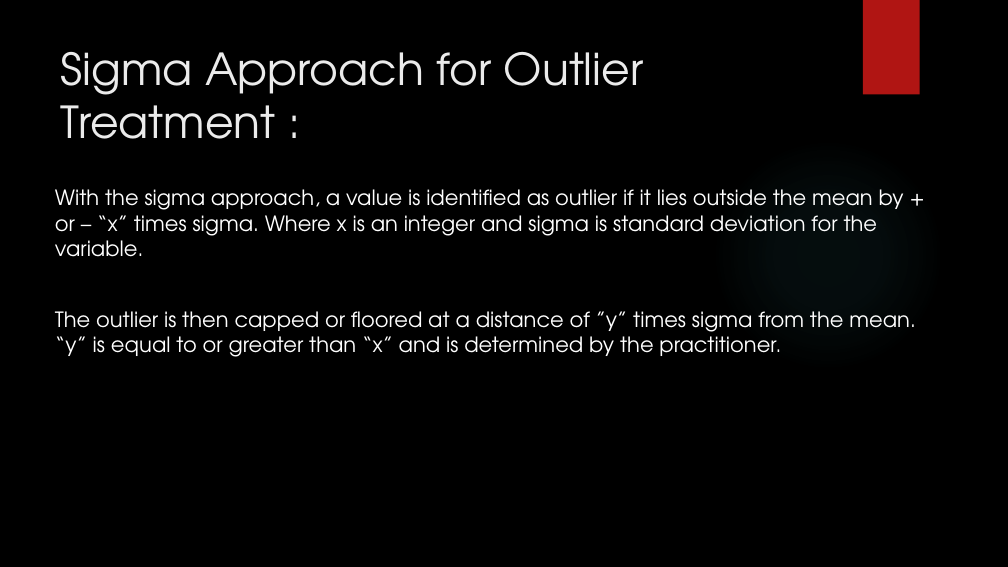
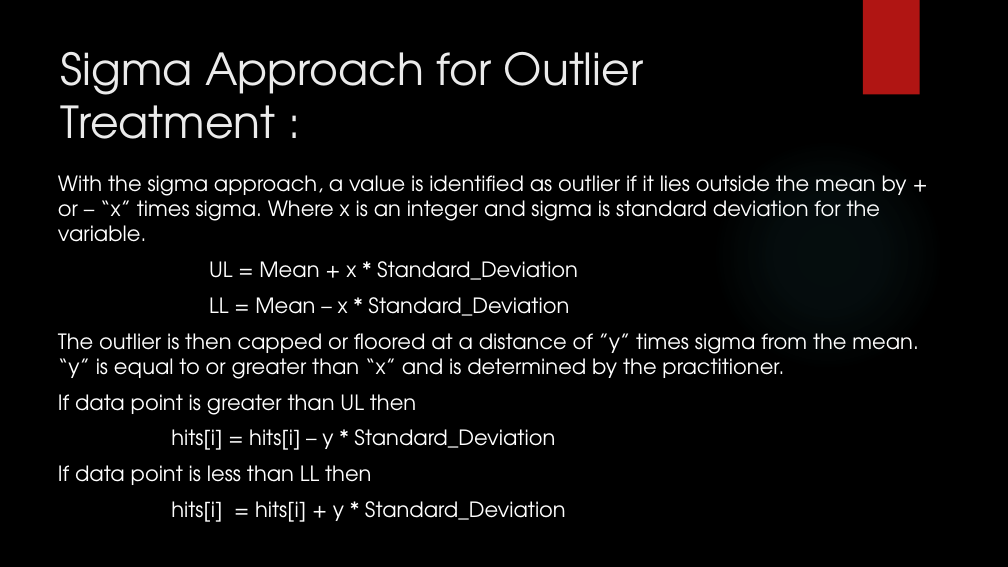
Before and after one commit to vikas-rathee/Web-Traffic-Analysis, a slide deck: slide 17 of Minor Project.pptx. Drawn at 1008x567 pixels with LibreOffice and Linux fonts; fonts in the diff are those of the drawing; background and template pictures are left out. Boxes give left, top, right and bottom in pixels: in the first picture for what was removed or moved away, otherwise in the second. Text is boxed around its words. In the diff, an @@ line names an element or a change of style, - is before the commit and + after.

```diff
--- a/Minor Project.pptx
+++ b/Minor Project.pptx
@@ text "With the sigma approach, a ..." moved from (x1=55, y1=189, x2=915, y2=357) to (x1=58, y1=175, x2=918, y2=522) @@
@@ text at (x1=209, y1=261, x2=578, y2=316): paragraphs added @@
+UL = Mean + x * Standard_Deviation
+LL = Mean – x * Standard_Deviation
@@ text at (x1=58, y1=394, x2=566, y2=522): paragraphs added @@
+If data point is greater than UL then
+hits[i] = hits[i] – y * Standard_Deviation
+If data point is less than LL then
+hits[i] = hits[i] + y * Standard_Deviation
```
Also in this commit, not shown: 9 other slides changed.
